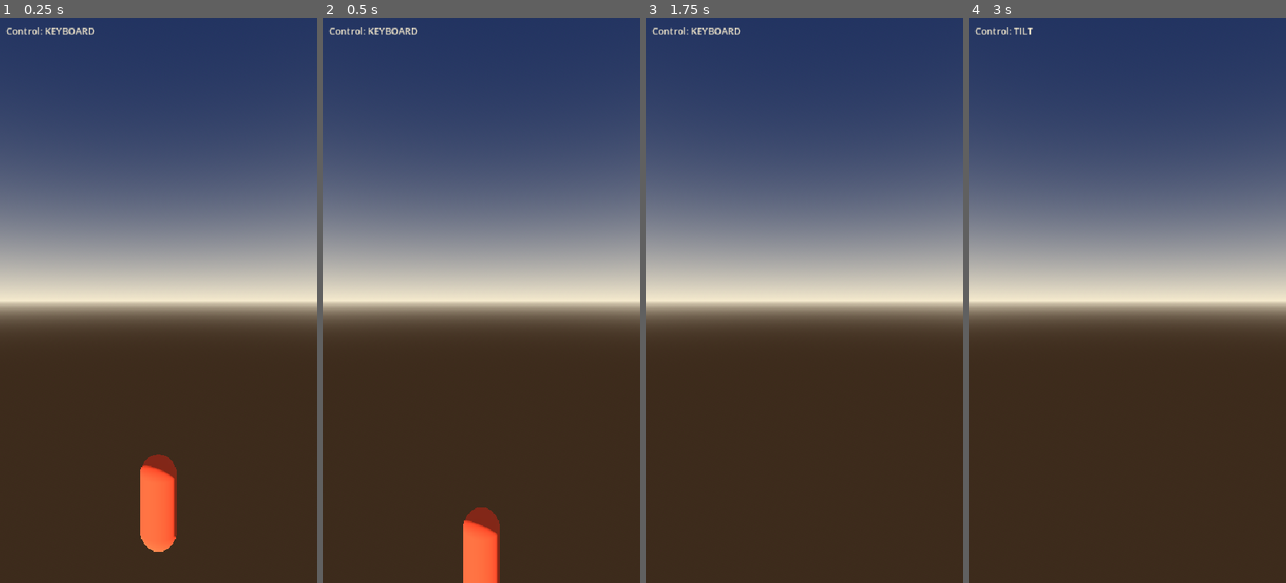
Above: before the commit, frames 1-4 (left to right).
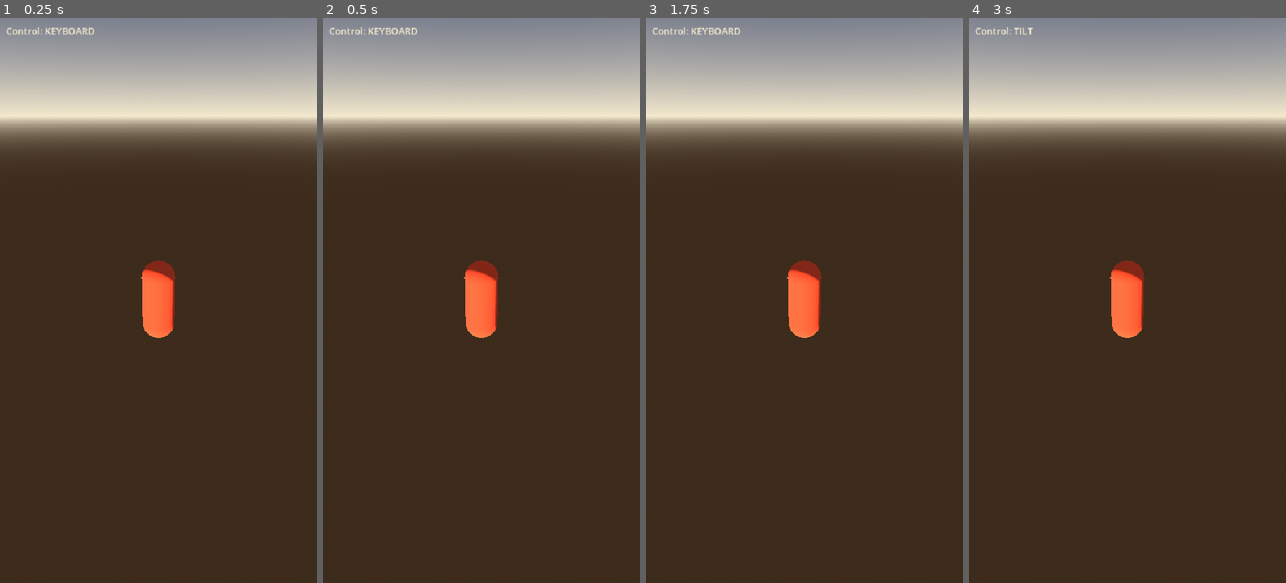
Above: after the commit, the same moments.

Repository: quvntvn/Hyperdive
Game: Godot game, scene res://scenes/game/main_game.tscn
Same seed, same stepped clock (60 frames per second), same inputs: the game is played once before the commit and once after it.
Inputs (mouse positions are in pixels of both pictures, inside the frame that each line leads up to):
- Up to frame 1 (0.25 s): no input
- Up to frame 2 (0.5 s): no input
- Up to frame 3 (1.75 s): tap Enter at 0.5 s; move the mouse to (874, 272) at 0.52 s; hold D (move_right) 0.53-1.25 s; tap 1 at 0.6 s; click (874, 272) at 0.67 s; tap Space at 1.25 s; drag from (741, 328) to (788, 413) at 1.27 s
- Up to frame 4 (3 s): tap Enter at 2 s; move the mouse to (1159, 176) at 2.02 s; hold D (move_right) 2.03-2.75 s; tap 3 at 2.1 s; tap Space at 2.75 s; drag from (1111, 413) to (1032, 215) at 2.77 s

The runs differ from the first frame. In frame 1, 56% of the frame differs, in the area x 0-100%, y 0-95%; in frame 2, 56%; in frame 3, 55%; in frame 4, 55%.

Commit message:
refactor(scene): main_game.tscn utilise target_path pour la Camera3D
Remplace la propriété target (Node3D) par target_path (NodePath) sur la Camera3D,
résolu explicitement en _ready. Player reste déclaré avant Camera3D dans la hiérarchie.

Co-Authored-By: Claude Sonnet 4.6 <noreply@anthropic.com>

Diff:
--- a/hyperdive/scenes/game/main_game.tscn
+++ b/hyperdive/scenes/game/main_game.tscn
@@ -37,6 +37,6 @@
 [node name="Camera3D" type="Camera3D" parent="."]
 transform = Transform3D(1, 0, 0, 0, 1, 0, 0, 0, 1, 0, 3, 6)
 script = ExtResource("FollowCameraScript")
-target = NodePath("../Player")
+target_path = NodePath("../Player")
 
 [node name="DebugHUD" parent="." instance=ExtResource("DebugHUDScene")]
